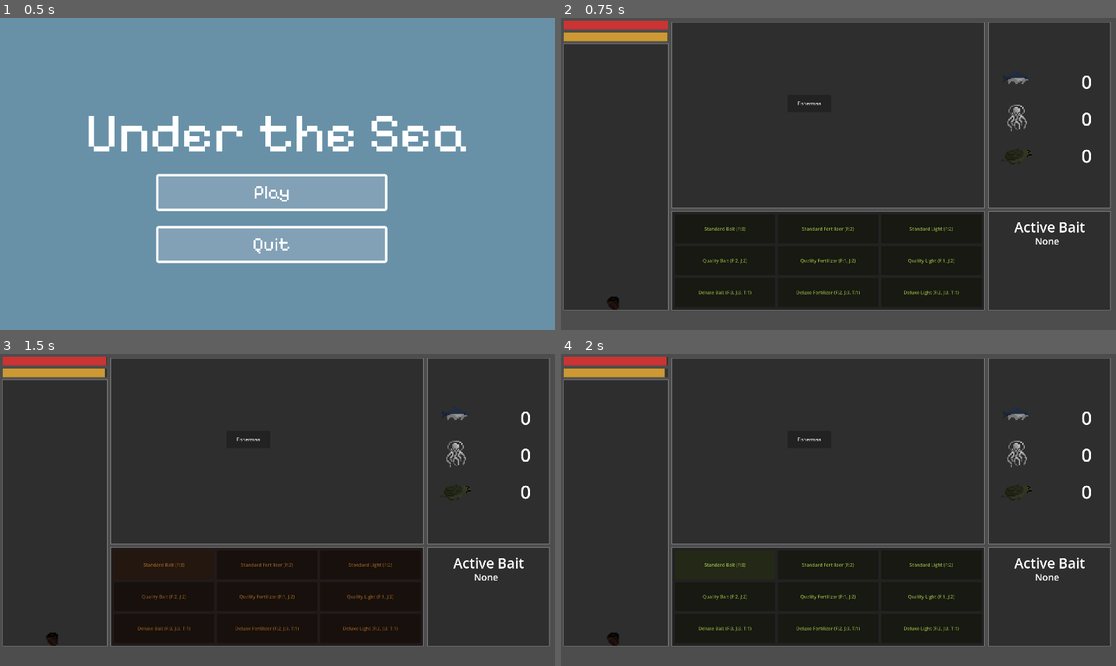
Above: before the commit, frames 1-4 (two rows, left to right).
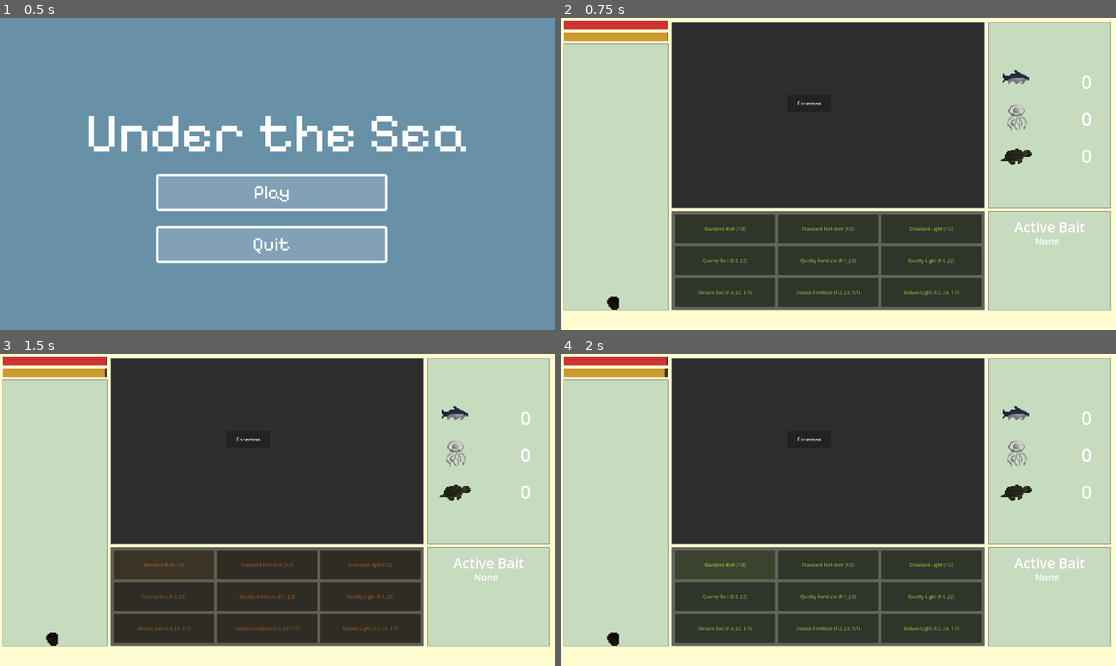
Above: after the commit, the same moments.

Repository: wondertrash/underthesea
Game: Godot game, scene res://mainmenu.tscn
Same seed, same stepped clock (60 frames per second), same inputs: the game is played once before the commit and once after it.
Inputs:
- Up to frame 1 (0.5 s): no input
- Up to frame 2 (0.75 s): click "Play" at 0.5 s
- Up to frame 3 (1.5 s): click "Standard Bait (F:3)" at 1.25 s
- Up to frame 4 (2 s): no input

Frame 1 is identical in both runs. In frame 2, 64% of the frame differs, in the area x 0-100%, y 0-100%; in frame 3, 64%; in frame 4, 64%.

Commit message:
colour change 1

Diff:
--- a/under-the-sea/events.gd
+++ b/under-the-sea/events.gd
@@ -60,6 +60,8 @@
 		feedback_label.text = "Nothing..."
 	else:
 		player.inventory[result] += 1
+		if result == "turtle":
+			player.lifetime_turtles += 1
 		feedback_label.text = "You caught a %s!" % result
 	await get_tree().create_timer(2.5).timeout
 	feedback_label.text = ""
--- a/under-the-sea/inventory.gd
+++ b/under-the-sea/inventory.gd
@@ -11,7 +11,7 @@
 	background = ColorRect.new()
 	background.position = events_position
 	background.size = events_size
-	background.color = Color(0.1, 0.1, 0.1, 0.8)
+	background.color = Color(0.78, 0.86, 0.75)
 	add_child(background)
 	var border = ColorRect.new()
 	border.position = events_position - Vector2(2, 2)
--- a/under-the-sea/lotus_sprout.gd
+++ b/under-the-sea/lotus_sprout.gd
@@ -6,6 +6,7 @@
 	"turtle": 0
 }
 var current_bait: String = "none"
+var lifetime_turtles = 0
 func _ready() -> void:
 	pass
 func _process(delta: float) -> void:
--- a/under-the-sea/lotusbox.gd
+++ b/under-the-sea/lotusbox.gd
@@ -7,7 +7,7 @@
 	background = ColorRect.new()
 	background.position = lotusbox_position
 	background.size = lotusbox_size
-	background.color = Color(0.1, 0.1, 0.1, 0.8)
+	background.color = Color(0.78, 0.86, 0.75)
 	add_child(background)
 	var border = ColorRect.new()
 	border.position = lotusbox_position - Vector2(2, 2)
--- a/under-the-sea/project.godot
+++ b/under-the-sea/project.godot
@@ -36,3 +36,4 @@
 
 textures/canvas_textures/default_texture_filter=0
 rendering_device/driver.windows="d3d12"
+environment/defaults/default_clear_color=Color(1, 0.99215686, 0.8156863, 1)
--- a/under-the-sea/refresh.gd
+++ b/under-the-sea/refresh.gd
@@ -9,7 +9,7 @@
 	background = ColorRect.new()
 	background.position = events_position
 	background.size = events_size
-	background.color = Color(0.1, 0.1, 0.1, 0.8)
+	background.color = Color(0.78, 0.86, 0.75)
 	add_child(background)
 	var border = ColorRect.new()
 	border.position = events_position - Vector2(2, 2)
--- a/under-the-sea/resourcestats.gd
+++ b/under-the-sea/resourcestats.gd
@@ -46,6 +46,6 @@
 func _trigger_game_over() -> void:
 	game_over = true
 	var player = get_tree().get_first_node_in_group("player")
-	var count = player.inventory["turtle"] if player else 0
+	var count = player.lifetime_turtles if player else 0
 	load("res://gameover.gd").turtle_count = count
 	get_tree().change_scene_to_file("res://gameover.tscn")
--- a/under-the-sea/store.gd
+++ b/under-the-sea/store.gd
@@ -20,7 +20,7 @@
 	background = ColorRect.new()
 	background.position = events_position
 	background.size = events_size
-	background.color = Color(0.1, 0.1, 0.1, 0.8)
+	background.color = Color(0.78, 0.86, 0.75)
 	add_child(background)
 	var border = ColorRect.new()
 	border.position = events_position - Vector2(2, 2)
